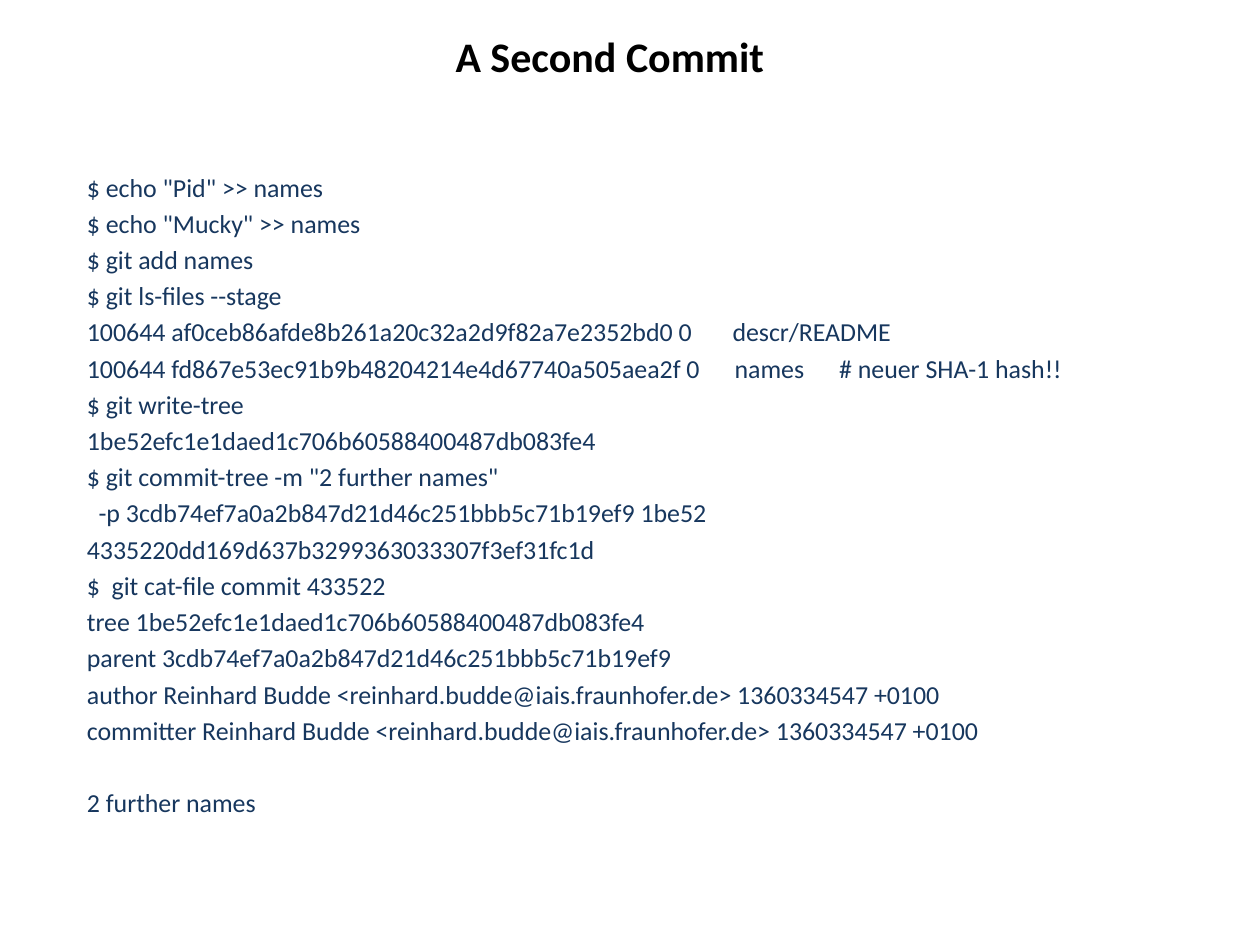
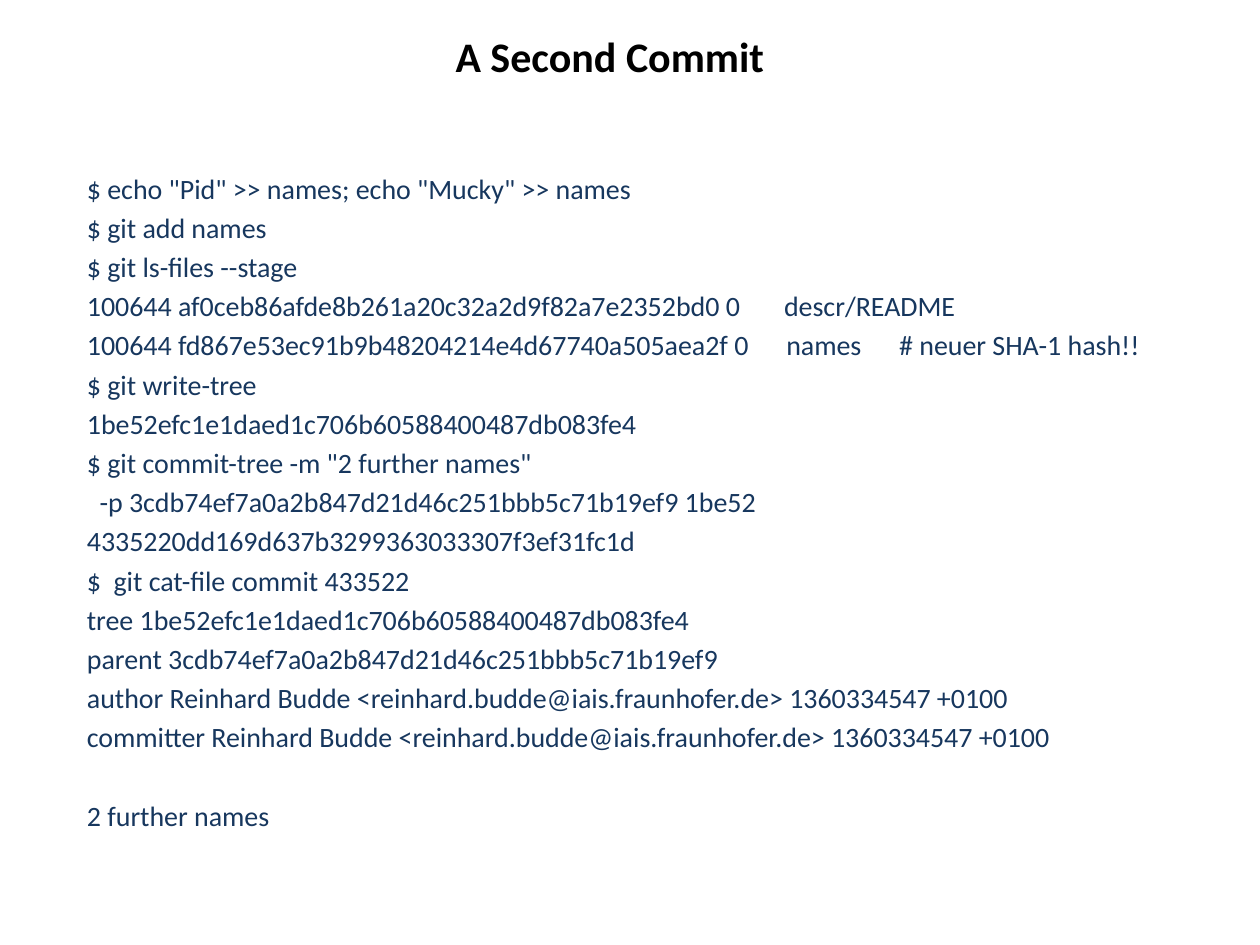
Before and after one commit to hanbei/git_tutorial, a slide deck: slide 14 of architektur.pptx (slide 15 before the commit). Drawn at 1260x945 pixels with LibreOffice and Linux fonts; fonts in the diff are those of the drawing. Boxes give left, top, right and bottom in pixels: in the first picture for what was removed or moved away, otherwise in the second. Text is boxed around its words. In the diff, an @@ line names an element or a change of style, - is before the commit and + after.

```diff
--- a/architektur.pptx
+++ b/architektur.pptx
@@ text at <box>107,179,631,204</box>: text changed; size 14.8 to 16 pt @@
-$ echo "Pid" >> names
-$ echo "Mucky" >> names
+$ echo "Pid" >> names; echo "Mucky" >> names
@@ text at <box>87,218,1140,827</box>: size 14.8 to 16 pt @@
```
Also in this commit, not shown: 10 other slides changed, 6 slides added, 1 slide removed, 1 other file.
